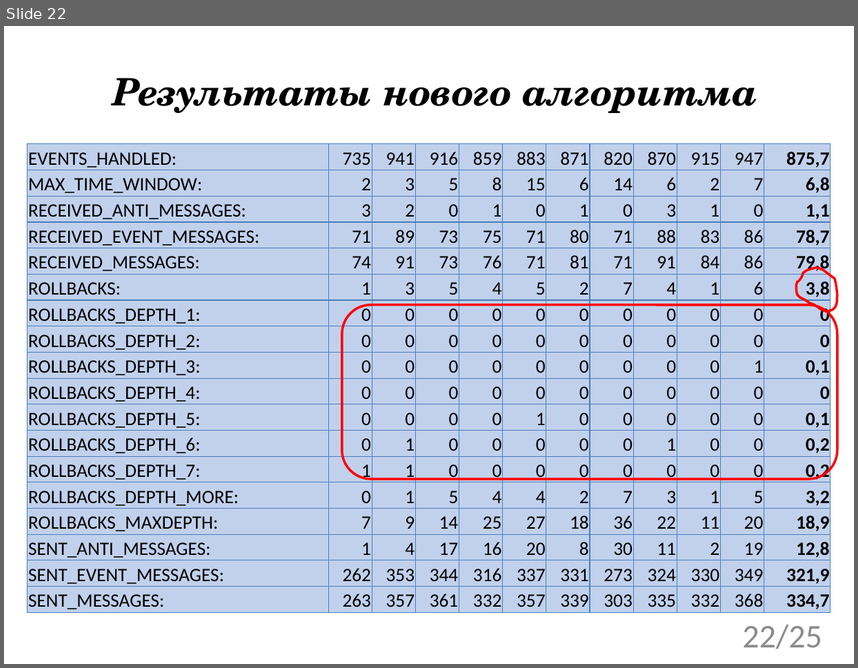
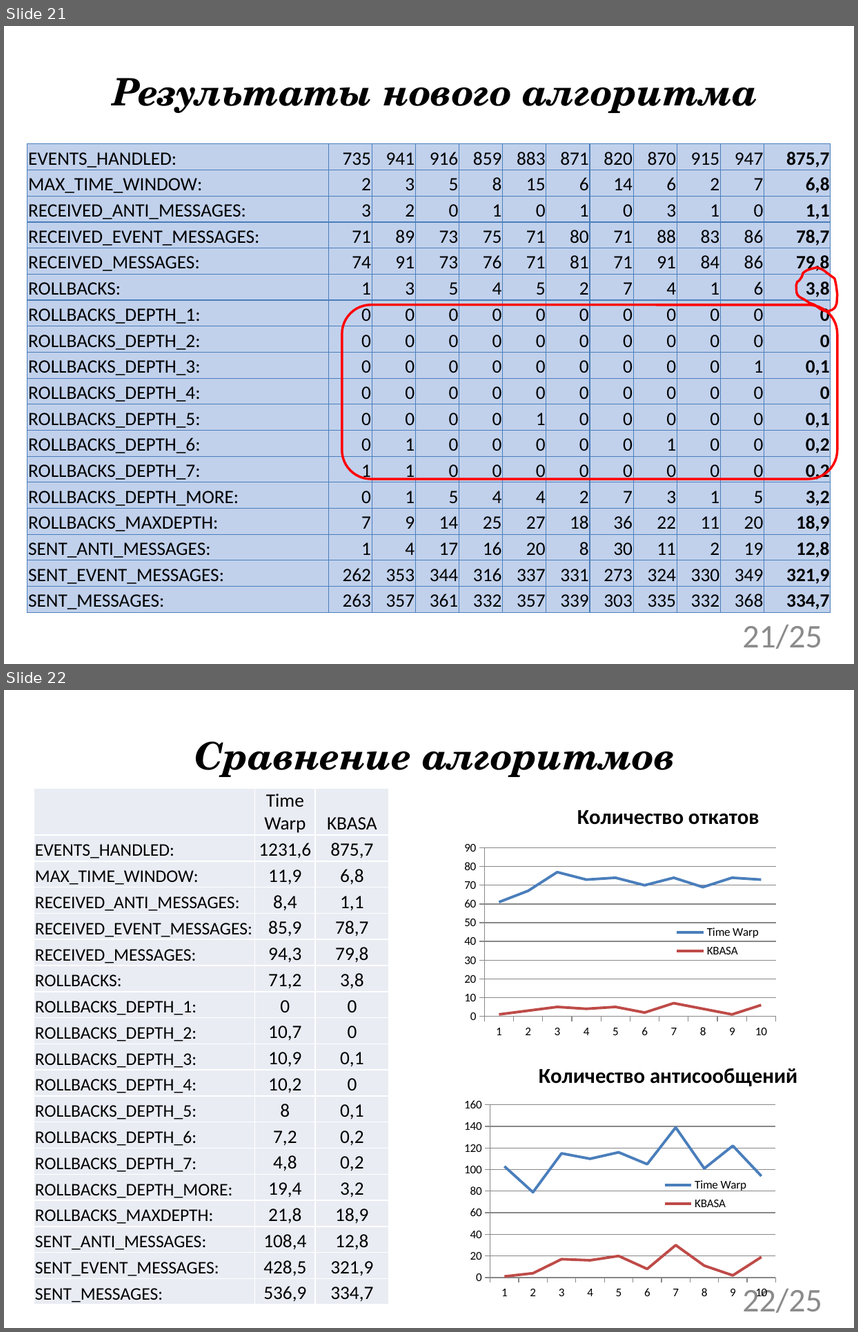
Before and after one commit to tom-trix/SynchAlgorithms, a slide deck: text/Mitrakov.pptx. Shown one above the other, each under a label of ours: slide 22 before the commit, slides 21 and 22 after it. The pictures are 858x668 and 858x1332 pixels, drawn with LibreOffice and Linux fonts; fonts in the diff are those of the drawing; background and template pictures are left out. Boxes give left, top, right and bottom in pixels: in the first picture for what was removed or moved away, otherwise in the second. Text is boxed around its words. In the diff, an @@ line names an element or a change of style, - is before the commit and + after.

```diff
--- a/text/Mitrakov.pptx
+++ b/text/Mitrakov.pptx
@@ slide 22 added at box(4, 690, 854, 1328), background picture (left out) @@
@@ title added at box(194, 741, 675, 777), 32 pt, text #000000, bold, italic @@
+Сравнение алгоритмов
@@ table added at box(34, 788, 389, 1305), 19 rows, 3 columns @@
+ | Time Warp | KBASA
+EVENTS_HANDLED: | 1231,6 | 875,7
+MAX_TIME_WINDOW: | 11,9 | 6,8
+RECEIVED_ANTI_MESSAGES: | 8,4 | 1,1
+RECEIVED_EVENT_MESSAGES: | 85,9 | 78,7
+RECEIVED_MESSAGES: | 94,3 | 79,8
+ROLLBACKS: | 71,2 | 3,8
+ROLLBACKS_DEPTH_1: | 0 | 0
+ROLLBACKS_DEPTH_2: | 10,7 | 0
+ROLLBACKS_DEPTH_3: | 10,9 | 0,1
+ROLLBACKS_DEPTH_4: | 10,2 | 0
+ROLLBACKS_DEPTH_5: | 8 | 0,1
+ROLLBACKS_DEPTH_6: | 7,2 | 0,2
+ROLLBACKS_DEPTH_7: | 4,8 | 0,2
+ROLLBACKS_DEPTH_MORE: | 19,4 | 3,2
+ROLLBACKS_MAXDEPTH: | 21,8 | 18,9
+SENT_ANTI_MESSAGES: | 108,4 | 12,8
+SENT_EVENT_MESSAGES: | 428,5 | 321,9
+SENT_MESSAGES: | 536,9 | 334,7
@@ line chart added at box(456, 788, 854, 1043) @@
+title "Количество откатов"
+categories: 1, 2, 3, 4, 5, 6, 7, 8, 9, 10
+Time Warp: 61, 67, 77, 73, 74, 70, 74, 69, 74, 73
+KBASA: 1, 3, 5, 4, 5, 2, 7, 4, 1, 6
@@ line chart added at box(455, 1049, 854, 1304) @@
+title "Количество антисообщений"
+categories: 1, 2, 3, 4, 5, 6, 7, 8, 9, 10
+Time Warp: 103, 79, 115, 110, 116, 105, 139, 101, 122, 94
+KBASA: 1, 4, 17, 16, 20, 8, 30, 11, 2, 19
@@ page number added at box(742, 1288, 822, 1312), 28 pt, text #8C8C8C @@
+22/25
@@ what was slide 22 is now slide 21 @@
@@ page number at box(742, 624, 822, 648): text changed @@
-22/25
+21/25
```
Also in this commit, not shown: 1 slide changed, 1 slide removed.
